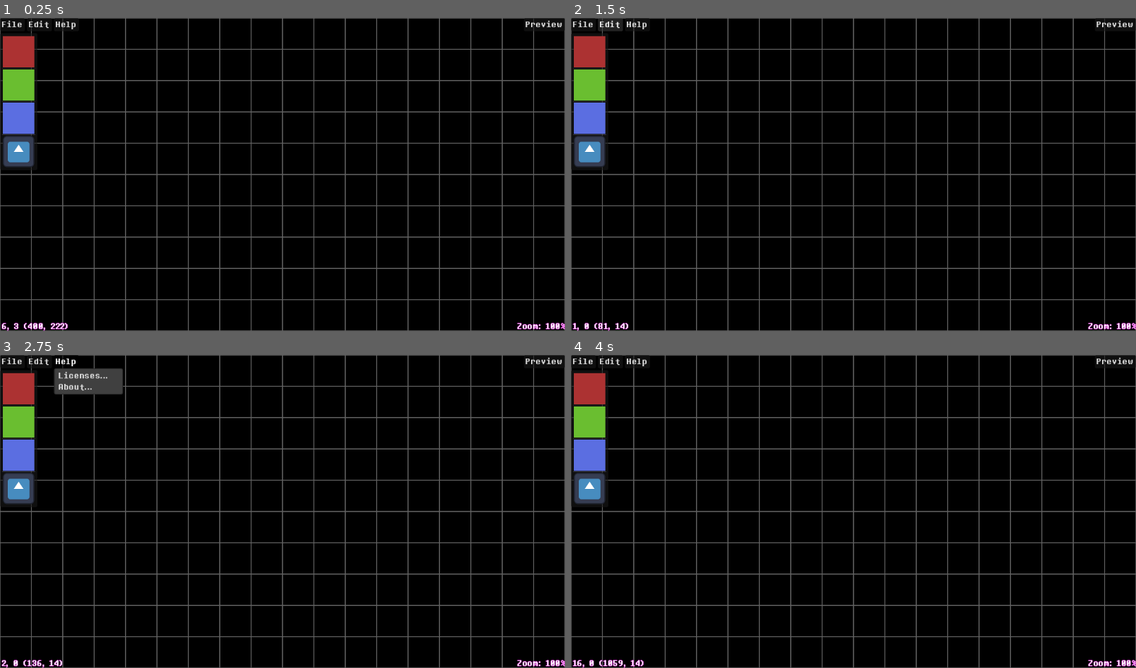
Above: before the commit, frames 1-4 (two rows, left to right).
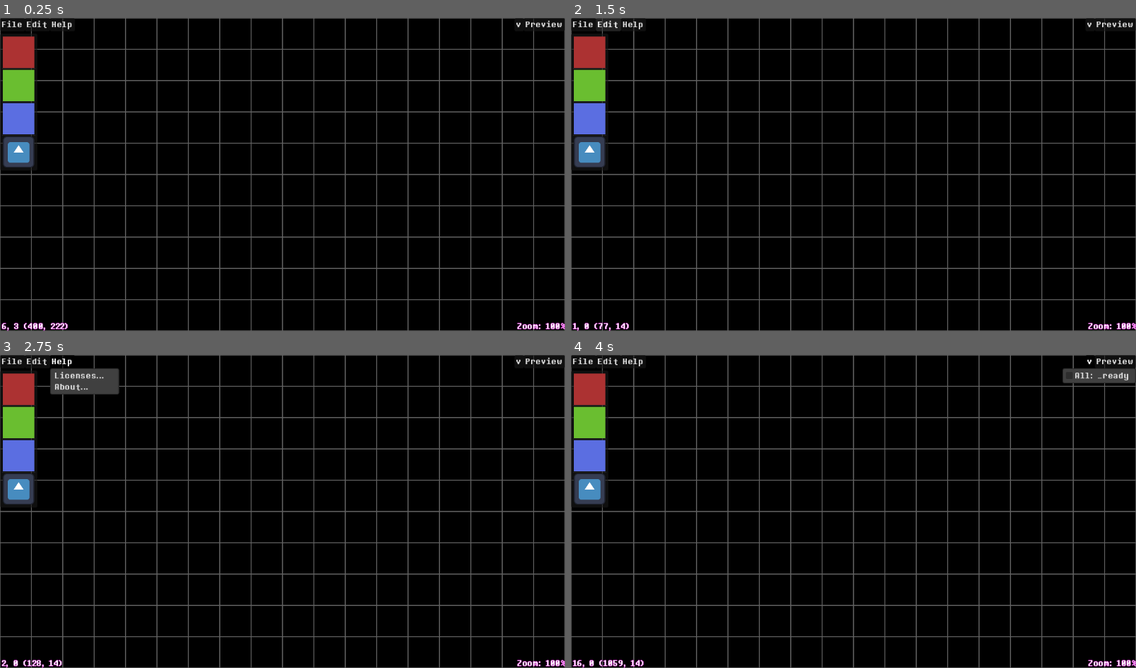
Above: after the commit, the same moments.

Repository: LunarTides/nutdealer
Game: Godot game, scene res://scenes/ui/creator/dark_world_ui.tscn
Same seed, same stepped clock (60 frames per second), same inputs: the game is played once before the commit and once after it. This scene is started directly instead of the project's main scene. The engine's default icon, where the game draws it, is replaced by a stand-in: a white triangle on a blue panel in a dark square.
Inputs (mouse positions are in pixels of both pictures, inside the frame that each line leads up to):
- Up to frame 1 (0.25 s): no input
- Up to frame 2 (1.5 s): click "File" at 0.5 s; click "Edit" at 1.25 s
- Up to frame 3 (2.75 s): click "Help" at 2 s
- Up to frame 4 (4 s): click "Preview" at 2.75 s; click (1090, 361) at 3.5 s, where only the run after the commit has a clickable "v"

The runs differ from the first frame. In frame 1, 0.3% of the frame differs, in the area x 0-93%, y 0-48%; in frame 2, 0.4%; in frame 3, 0.7%; in frame 4, 0.9%, in the area x 0-100%, y 0-48%.

Commit message:
Add preview options
Move action code to more appropriate place

Diff:
--- a/scenes/ui/creator/actions.gd
+++ b/scenes/ui/creator/actions.gd
@@ -1,5 +1,9 @@
 extends HBoxContainer
 
+@export var file_menu_button: MenuButton
+@export var edit_menu_button: MenuButton
+@export var help_menu_button: MenuButton
+@export var preview_options_menu_button: MenuButton
 @export var preview_button: Button
 
 
@@ -12,6 +16,8 @@
 		preview_button.text = "Preview"
 	)
 
+	setup_menu_buttons()
+
 
 # Called every frame. 'delta' is the elapsed time since the previous frame.
 func _process(delta: float) -> void:
@@ -22,4 +28,94 @@
 	if Game.playing:
 		Creator.stop_preview()
 	else:
+		use_preview_options()
 		Creator.start_preview()
+
+
+func setup_menu_buttons() -> void:
+	# File
+	file_menu_button.get_popup().id_pressed.connect(func(id: int) -> void:
+		# New
+		if id == 0:
+			WorldSave.new_world_or_save()
+		# Open
+		elif id == 1:
+			WorldSave.open_world_or_save()
+		# Save
+		elif id == 2:
+			WorldSave.save_world()
+	)
+
+	# Edit
+	edit_menu_button.get_popup().id_pressed.connect(func(id: int) -> void:
+		# All: _ready
+		if id == 0:
+			for tile: Tile in Game.tiles.get_all():
+				if is_instance_valid(tile.logic):
+					tile.logic._ready()
+	)
+
+	# Help
+	help_menu_button.get_popup().id_pressed.connect(func(id: int) -> void:
+		var dialogue: AcceptDialog = AcceptDialog.new()
+		add_child(dialogue)
+
+		# Licenses
+		if id == 0:
+			dialogue.title = "Licenses"
+			dialogue.size = Global.screen_size - Vector2(420, 0) # nice
+			# Popup immediately to reduce latency.
+			dialogue.popup_centered_clamped()
+
+			var scroll_container: ScrollContainer = ScrollContainer.new()
+			dialogue.add_child(scroll_container)
+			var label: Label = Label.new()
+			scroll_container.add_child(label)
+
+			var font: SystemFont = SystemFont.new()
+			font.font_names = ["sans-serif", "monospace"]
+			label.add_theme_font_override(&"font", font)
+
+			# Add license info to label
+			label.text += "NUTDEALER is licensed under the GPL-3.0 license.\n\n"
+			label.text += FileAccess.get_file_as_string("res://LICENSE")
+			label.text += "\n\n\n\n\n\n\n\n" # Just add a bunch of newlines to seperate the two licenses.
+			label.text += "NUTDEALER uses the Godot game engine, which is licensed under the MIT license:\n"
+			label.text += Engine.get_license_text()
+		# About
+		elif id == 1:
+			dialogue.title = "About"
+			dialogue.size = Vector2(512, 128)
+			dialogue.popup_centered_clamped()
+
+			var label: RichTextLabel = RichTextLabel.new()
+			label.text += "NUTDEALER v%s\n" % ProjectSettings.get_setting("application/config/version")
+			label.text += "Made with [color=ff6666]<3[/color] by [url=https://lunartides.dev][color=999]Lunar[/color][color=fff]Tides[/color][/url]"
+			label.meta_clicked.connect(func(meta: Variant) -> void:
+				OS.shell_open(str(meta))
+			)
+			label.bbcode_enabled = true
+			dialogue.add_child(label)
+	)
+
+	# Preview Options
+	var preview_options_popup: PopupMenu = preview_options_menu_button.get_popup()
+	preview_options_popup.hide_on_checkable_item_selection = false
+	preview_options_popup.id_pressed.connect(func(id: int) -> void:
+		if preview_options_popup.is_item_checkable(id):
+			preview_options_popup.toggle_item_checked(id)
+	)
+
+func use_preview_options() -> void:
+	var preview_options_popup: PopupMenu = preview_options_menu_button.get_popup()
+
+	for index: int in preview_options_popup.item_count:
+		var id: int = preview_options_popup.get_item_id(index)
+		if not preview_options_popup.is_item_checked(id):
+			continue
+
+		# All: _ready
+		if id == 0:
+			for tile: Tile in Game.tiles.get_all():
+				if is_instance_valid(tile.logic):
+					tile.logic._ready()
--- a/scenes/ui/creator/dark_world_ui.gd
+++ b/scenes/ui/creator/dark_world_ui.gd
@@ -10,9 +10,6 @@
 @export var mouse_coords_label: Label
 @export var room_coords_label: Label
 @export var camera_zoom_label: Label
-@export var file_menu_button: MenuButton
-@export var edit_menu_button: MenuButton
-@export var help_menu_button: MenuButton
 
 var listen_for_keys: bool = true
 var actual_pan_speed: float = 0
@@ -29,7 +26,6 @@
 	camera_2d.global_position = Global.screen_size / 2
 	init_grid_hint()
 
-	setup_menu_buttons()
 	Creator.dark_world_ui = self
 
 	Game.play_start.connect(func() -> void:
@@ -176,69 +172,3 @@
 		]
 
 	room_coords_label.text = "Room: %d, %d (%s x %s)" % [bounds.position.x, bounds.position.y, size_str_x, size_str_y]
-
-func setup_menu_buttons() -> void:
-	# File
-	file_menu_button.get_popup().id_pressed.connect(func(id: int) -> void:
-		# New
-		if id == 0:
-			WorldSave.new_world_or_save()
-		# Open
-		elif id == 1:
-			WorldSave.open_world_or_save()
-		# Save
-		elif id == 2:
-			WorldSave.save_world()
-	)
-
-	# Edit
-	edit_menu_button.get_popup().id_pressed.connect(func(id: int) -> void:
-		# All: _ready
-		if id == 0:
-			for tile: Tile in Game.tiles.get_all():
-				if is_instance_valid(tile.logic):
-					tile.logic._ready()
-	)
-
-	# Help
-	help_menu_button.get_popup().id_pressed.connect(func(id: int) -> void:
-		var dialogue: AcceptDialog = AcceptDialog.new()
-		add_child(dialogue)
-
-		# Licenses
-		if id == 0:
-			dialogue.title = "Licenses"
-			dialogue.size = Global.screen_size - Vector2(420, 0) # nice
-			# Popup immediately to reduce latency.
-			dialogue.popup_centered_clamped()
-
-			var scroll_container: ScrollContainer = ScrollContainer.new()
-			dialogue.add_child(scroll_container)
-			var label: Label = Label.new()
-			scroll_container.add_child(label)
-
-			var font: SystemFont = SystemFont.new()
-			font.font_names = ["sans-serif", "monospace"]
-			label.add_theme_font_override(&"font", font)
-
-			# Add license info to label
-			label.text += "NUTDEALER is licensed under the GPL-3.0 license.\n\n"
-			label.text += FileAccess.get_file_as_string("res://LICENSE")
-			label.text += "\n\n\n\n\n\n\n\n" # Just add a bunch of newlines to seperate the two licenses.
-			label.text += "NUTDEALER uses the Godot game engine, which is licensed under the MIT license:\n"
-			label.text += Engine.get_license_text()
-		# About
-		elif id == 1:
-			dialogue.title = "About"
-			dialogue.size = Vector2(512, 128)
-			dialogue.popup_centered_clamped()
-
-			var label: RichTextLabel = RichTextLabel.new()
-			label.text += "NUTDEALER v%s\n" % ProjectSettings.get_setting("application/config/version")
-			label.text += "Made with [color=ff6666]<3[/color] by [url=https://lunartides.dev][color=999]Lunar[/color][color=fff]Tides[/color][/url]"
-			label.meta_clicked.connect(func(meta: Variant) -> void:
-				OS.shell_open(str(meta))
-			)
-			label.bbcode_enabled = true
-			dialogue.add_child(label)
-	)
--- a/scenes/ui/creator/dark_world_ui.tscn
+++ b/scenes/ui/creator/dark_world_ui.tscn
@@ -15,7 +15,7 @@
 outline_size = 2
 outline_color = Color(0.92136914, 0.00056332233, 0.89856493, 1)
 
-[node name="CreatorDarkWorldUI" type="Control" unique_id=1513349051 node_paths=PackedStringArray("grid_hint", "camera_2d", "mouse_coords_label", "room_coords_label", "camera_zoom_label", "file_menu_button", "edit_menu_button", "help_menu_button")]
+[node name="CreatorDarkWorldUI" type="Control" unique_id=1513349051 node_paths=PackedStringArray("grid_hint", "camera_2d", "mouse_coords_label", "room_coords_label", "camera_zoom_label")]
 layout_mode = 3
 anchors_preset = 0
 script = ExtResource("1_0wj4i")
@@ -25,9 +25,6 @@
 mouse_coords_label = NodePath("CanvasLayer/BottomLeft/MouseCoordsLabel")
 room_coords_label = NodePath("CanvasLayer/BottomLeft/RoomCoordsLabel")
 camera_zoom_label = NodePath("CanvasLayer/BottomRight/CameraZoomLabel")
-file_menu_button = NodePath("CanvasLayer/Top/Actions/FileMenuButton")
-edit_menu_button = NodePath("CanvasLayer/Top/Actions/EditMenuButton")
-help_menu_button = NodePath("CanvasLayer/Top/Actions/HelpMenuButton")
 
 [node name="Camera2D" type="Camera2D" parent="." unique_id=1233538805]
 
@@ -54,20 +51,20 @@
 anchor_right = 0.5
 anchor_bottom = 0.5
 
-[node name="Top" type="VBoxContainer" parent="CanvasLayer" unique_id=586552039]
-anchors_preset = 10
-anchor_right = 1.0
-offset_bottom = 311.0
-grow_horizontal = 2
-size_flags_horizontal = 3
+[node name="Actions" type="HBoxContainer" parent="CanvasLayer" unique_id=1316105465 node_paths=PackedStringArray("file_menu_button", "edit_menu_button", "help_menu_button", "preview_options_menu_button", "preview_button")]
+offset_right = 153.0
+offset_bottom = 27.0
+grow_horizontal = 0
+size_flags_vertical = 0
+theme_override_constants/separation = 0
+script = ExtResource("10_evxai")
+file_menu_button = NodePath("FileMenuButton")
+edit_menu_button = NodePath("EditMenuButton")
+help_menu_button = NodePath("HelpMenuButton")
+preview_options_menu_button = NodePath("CanvasLayer/HBoxContainer/PreviewOptionsMenuButton")
+preview_button = NodePath("CanvasLayer/HBoxContainer/PreviewButton")
 
-[node name="Actions" type="HBoxContainer" parent="CanvasLayer/Top" unique_id=1316105465 node_paths=PackedStringArray("preview_button")]
-layout_mode = 2
-size_flags_vertical = 0
-script = ExtResource("10_evxai")
-preview_button = NodePath("PreviewButton")
-
-[node name="FileMenuButton" type="MenuButton" parent="CanvasLayer/Top/Actions" unique_id=1081868281]
+[node name="FileMenuButton" type="MenuButton" parent="CanvasLayer/Actions" unique_id=1081868281]
 layout_mode = 2
 text = "File"
 flat = false
@@ -80,7 +77,7 @@
 popup/item_2/text = "Save"
 popup/item_2/id = 2
 
-[node name="EditMenuButton" type="MenuButton" parent="CanvasLayer/Top/Actions" unique_id=2026654288]
+[node name="EditMenuButton" type="MenuButton" parent="CanvasLayer/Actions" unique_id=2026654288]
 layout_mode = 2
 text = "Edit"
 flat = false
@@ -89,7 +86,7 @@
 popup/item_0/text = "All: _ready()"
 popup/item_0/id = 0
 
-[node name="HelpMenuButton" type="MenuButton" parent="CanvasLayer/Top/Actions" unique_id=844898719]
+[node name="HelpMenuButton" type="MenuButton" parent="CanvasLayer/Actions" unique_id=844898719]
 layout_mode = 2
 text = "Help"
 flat = false
@@ -100,14 +97,40 @@
 popup/item_1/text = "About..."
 popup/item_1/id = 1
 
-[node name="PreviewButton" type="Button" parent="CanvasLayer/Top/Actions" unique_id=496142925]
+[node name="CanvasLayer" type="CanvasLayer" parent="CanvasLayer/Actions" unique_id=889862257]
+
+[node name="HBoxContainer" type="HBoxContainer" parent="CanvasLayer/Actions/CanvasLayer" unique_id=496542397]
+anchors_preset = 1
+anchor_left = 1.0
+anchor_right = 1.0
+offset_left = -107.0
+offset_bottom = 27.0
+grow_horizontal = 0
+theme_override_constants/separation = 0
+
+[node name="PreviewOptionsMenuButton" type="MenuButton" parent="CanvasLayer/Actions/CanvasLayer/HBoxContainer" unique_id=1485860441]
 layout_mode = 2
 size_flags_horizontal = 10
+text = "v"
+flat = false
+item_count = 1
+popup/item_0/text = "All: _ready"
+popup/item_0/checkable = 1
+popup/item_0/id = 0
+
+[node name="PreviewButton" type="Button" parent="CanvasLayer/Actions/CanvasLayer/HBoxContainer" unique_id=496142925]
+layout_mode = 2
+size_flags_horizontal = 8
 text = "Preview"
 
-[node name="TileChooser" type="ItemList" parent="CanvasLayer/Top" unique_id=849271151]
-layout_mode = 2
+[node name="CanvasLayer2" type="CanvasLayer" parent="CanvasLayer" unique_id=283158090]
+
+[node name="TileChooser" type="ItemList" parent="CanvasLayer/CanvasLayer2" unique_id=849271151]
+offset_top = 32.0
+offset_right = 76.0
+offset_bottom = 312.0
 size_flags_horizontal = 0
+size_flags_vertical = 0
 mouse_filter = 1
 auto_width = true
 auto_height = true
@@ -168,6 +191,6 @@
 text = "Camera Zoom"
 label_settings = SubResource("LabelSettings_847bk")
 
-[connection signal="pressed" from="CanvasLayer/Top/Actions/PreviewButton" to="CanvasLayer/Top/Actions" method="_on_preview_button_pressed"]
-[connection signal="empty_clicked" from="CanvasLayer/Top/TileChooser" to="CanvasLayer/Top/TileChooser" method="_on_empty_clicked"]
-[connection signal="item_clicked" from="CanvasLayer/Top/TileChooser" to="CanvasLayer/Top/TileChooser" method="_on_item_clicked"]
+[connection signal="pressed" from="CanvasLayer/Actions/CanvasLayer/HBoxContainer/PreviewButton" to="CanvasLayer/Actions" method="_on_preview_button_pressed"]
+[connection signal="empty_clicked" from="CanvasLayer/CanvasLayer2/TileChooser" to="CanvasLayer/CanvasLayer2/TileChooser" method="_on_empty_clicked"]
+[connection signal="item_clicked" from="CanvasLayer/CanvasLayer2/TileChooser" to="CanvasLayer/CanvasLayer2/TileChooser" method="_on_item_clicked"]
